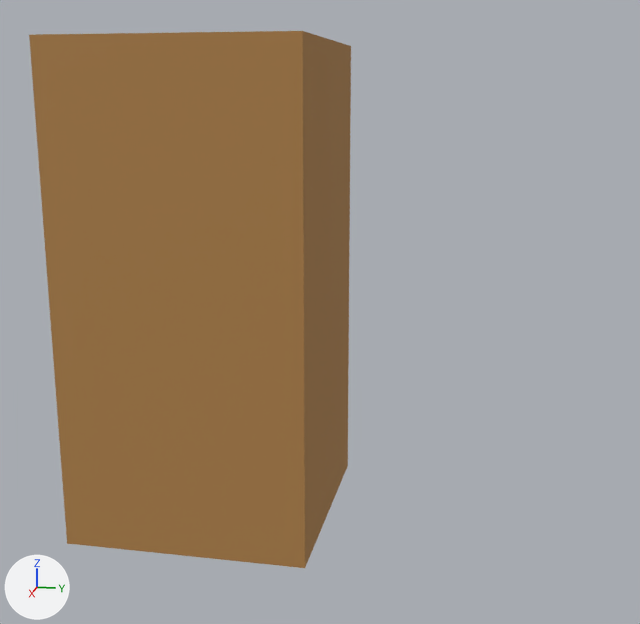
The glTF model packages/deadvox/src/content/base/assets/models/case_5_d_56x45.glb as it was, and as the next commit left it.
Both versions are drawn from a 50 mm lens placed at (0.0405, 0.0067, 0.0079), pointed at (0.0053, -0.0003, -0.0009). Every picture has the same lights, and +X, +Y and +Z are marked at lower left. The picture after the commit comes second. Where no turn or scale is listed for an object, it has been applied to the vertices. Vertices at exactly the same position are counted once.

In view in the first picture: 'cartridge:cartridge-model'.
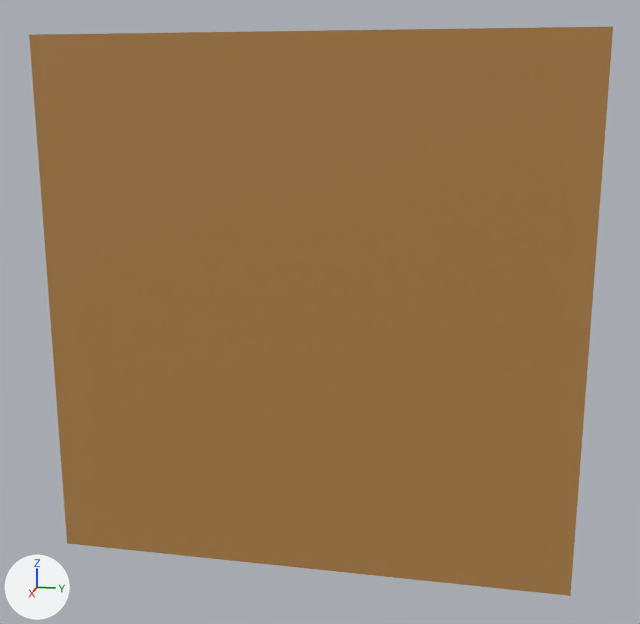
Location of each change, [x1, y1, x2, y2] in pixels of the pictures (640 x 624 px):
'cartridge:cartridge-model', reshaped (81% wider): before [29, 31, 351, 568]; after [29, 27, 613, 596]

The change, as a list of edits to the scene's bpy script:
```text
Change me_cartridge_cartridge_model:
    used by ob_cartridge_cartridge_model
    remove me_cartridge_cartridge_model.from_pydata(...)  # 12 vertices, 20 faces; spans x 0.0..0.01, y -0.01..0.0, z -0.01..0.01
    add me_cartridge_cartridge_model.from_pydata(...)  # 8 vertices, 12 faces; spans x 0.0..0.01, y -0.01..0.01, z -0.01..0.01
    me_cartridge_cartridge_model part 1
    8 vertices are removed from x 0.0..0.01, y -0.01..0.0, z -0.01..0.01
    20 faces are deleted
    4 vertices are added at (0.01, 0.01, -0.01), (0.01, 0.01, 0.01), (0.0, 0.01, 0.01), (0.0, 0.01, -0.01)
    12 new faces join them
```
